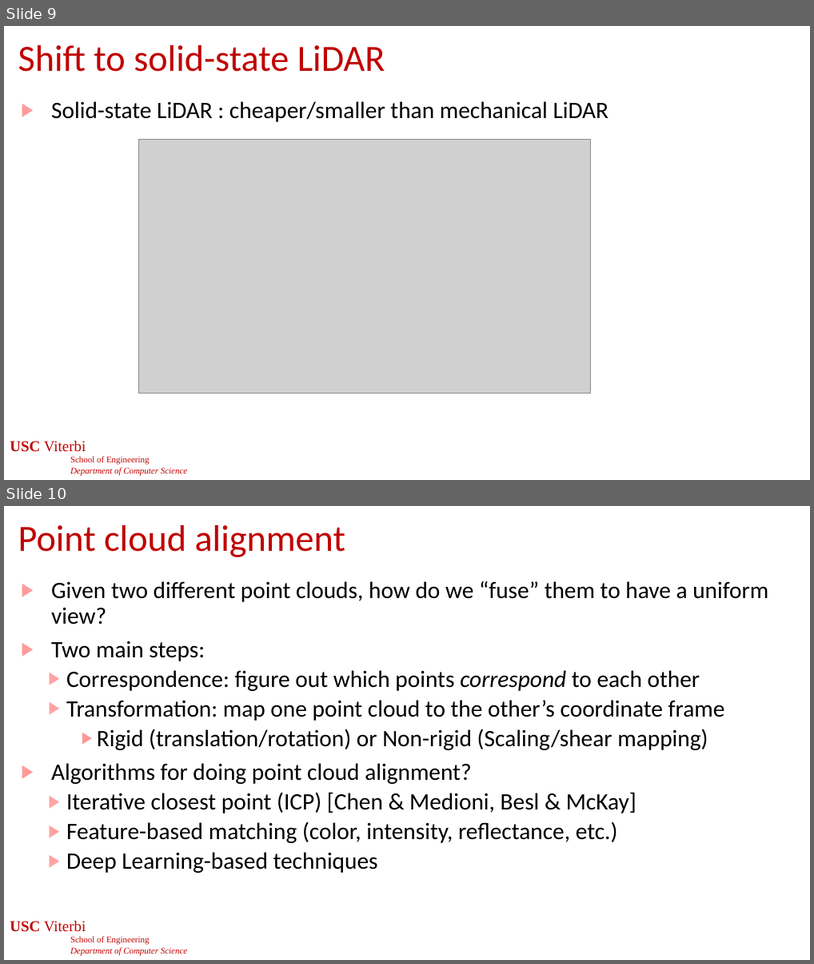
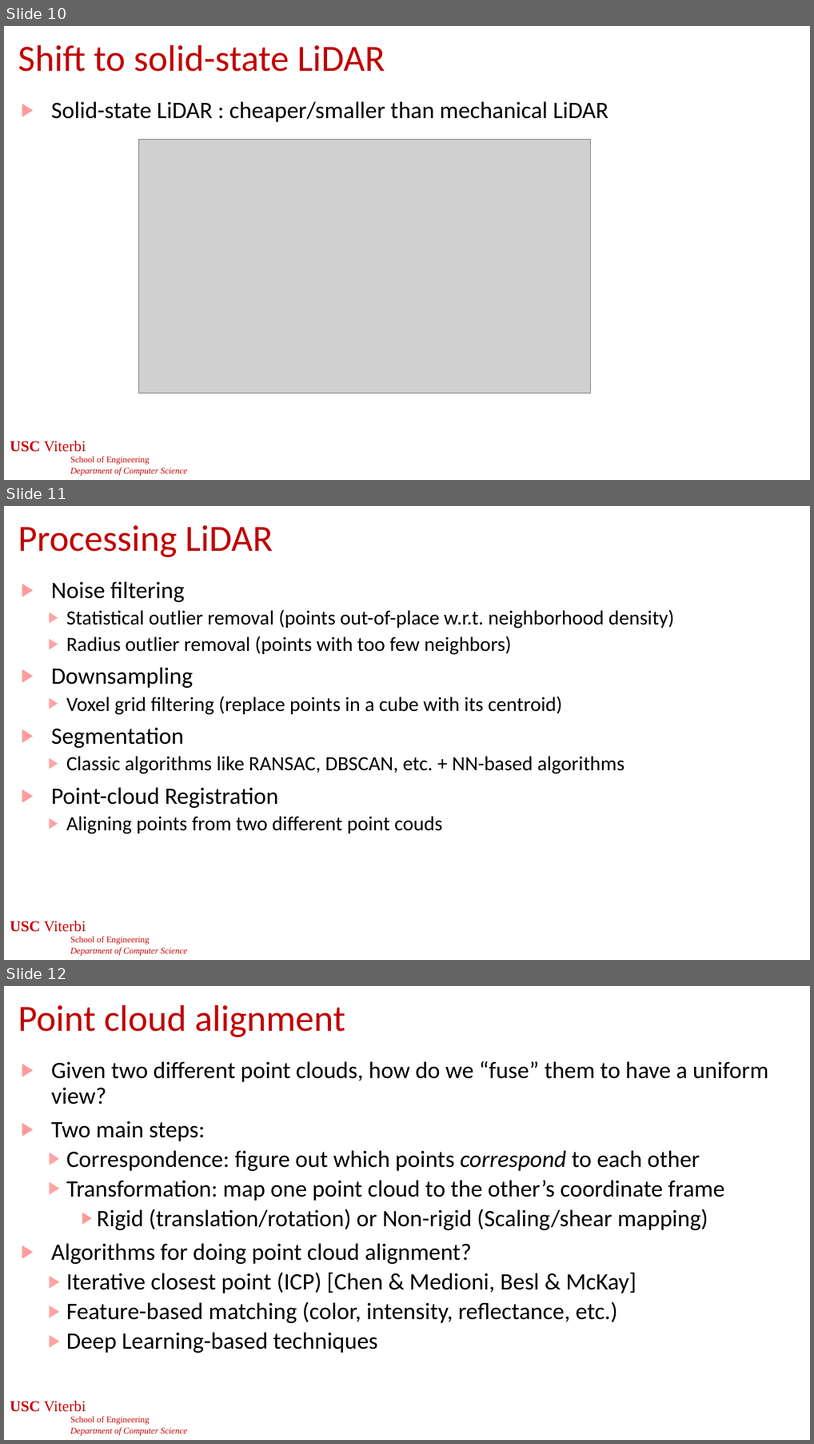
Before and after one commit to jdeshmukh/jdeshmukh.github.io, a slide deck: teaching/cs513-autocps-fall-2025/slides/Perception.pptx. Shown one above the other, each under a label of ours: slides 9 and 10 before the commit, slides 10, 11 and 12 after it. The pictures are 814x964 and 814x1444 pixels, drawn with LibreOffice and Linux fonts; fonts in the diff are those of the drawing; grey boxes stand for pictures; background and template pictures are left out. Boxes give left, top, right and bottom in pixels: in the first picture for what was removed or moved away, otherwise in the second. Text is boxed around its words. In the diff, an @@ line names an element or a change of style, - is before the commit and + after.

```diff
--- a/teaching/cs513-autocps-fall-2025/slides/Perception.pptx
+++ b/teaching/cs513-autocps-fall-2025/slides/Perception.pptx
@@ slide 11 added at bbox=[4, 506, 810, 960], background #FFFFFF; not listed: 1 template element that a slide beside it also shows @@
@@ title added at bbox=[18, 525, 273, 557], 44 pt, text #C00000 @@
+Processing LiDAR
@@ text added at bbox=[51, 581, 674, 834], 24 pt, text #000000 @@
+▶ Noise filtering
+  ▶ Statistical outlier removal (points out-of-place w.r.t. neighborhood density)
+  ▶ Radius outlier removal (points with too few neighbors)
+▶ Downsampling
+  ▶ Voxel grid filtering (replace points in a cube with its centroid)
+▶ Segmentation
+  ▶ Classic algorithms like RANSAC, DBSCAN, etc. + NN-based algorithms
+▶ Point-cloud Registration
+  ▶ Aligning points from two different point couds
@@ page number added at bbox=[317, 924, 498, 948], 24 pt, text #FFFFFF @@
+11
@@ what was slide 9 is now slide 10 @@
@@ what was slide 10 is now slide 12 @@
```
Also in this commit, not shown: 3 slides changed, 4 other slides added, 1 other file.
